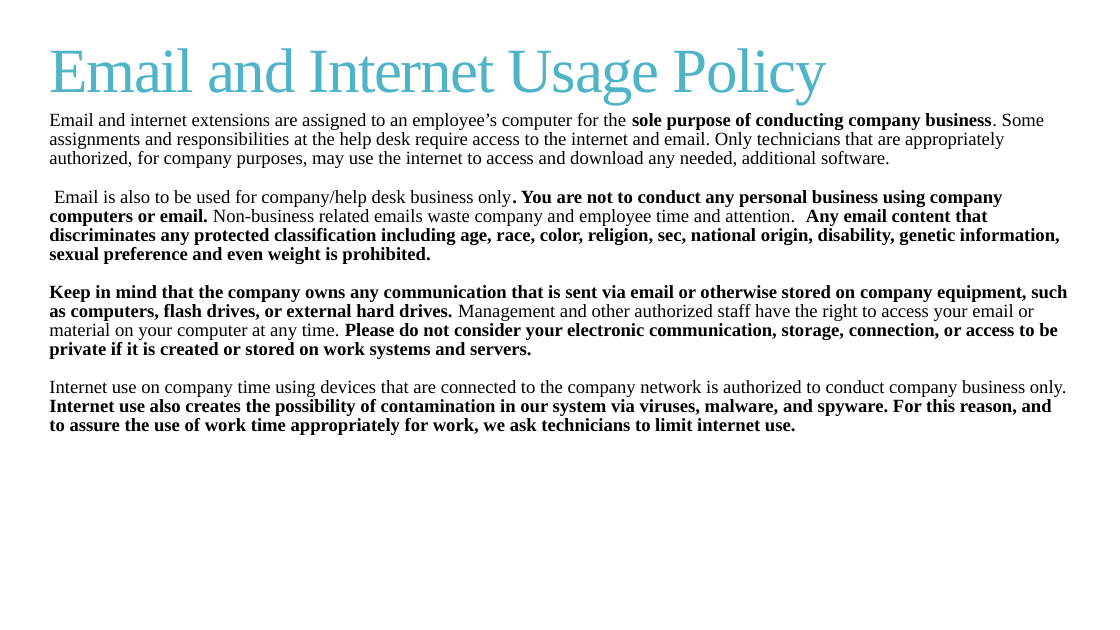
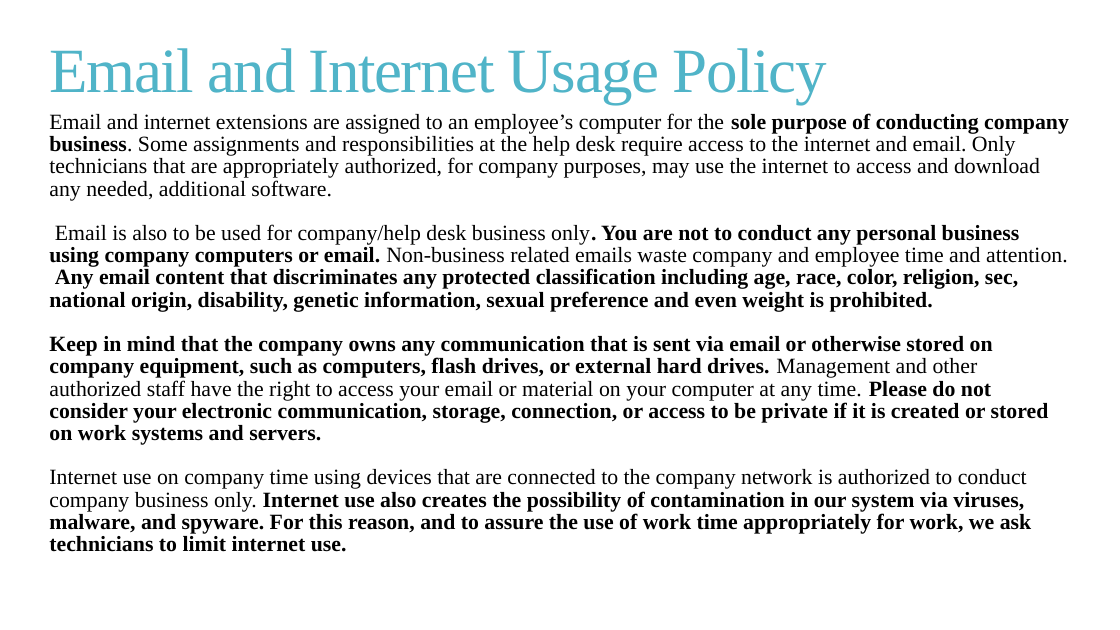
Before and after one commit to Becev0913/Service-Desk-Procedures-Document, a slide deck: slide 5 of Service Desk Manual PRESENT.pptx. Drawn at 1120x630 pixels with LibreOffice and Linux fonts; fonts in the diff are those of the drawing. Boxes give left, top, right and bottom in pixels: in the first picture for what was removed or moved away, otherwise in the second. Text is boxed around its words. In the diff, an @@ line names an element or a change of style, - is before the commit and + after.

```diff
--- a/Service Desk Manual PRESENT.pptx
+++ b/Service Desk Manual PRESENT.pptx
@@ text "Email and internet extensions are ..." at (49,113,1069,534): size 12 to 14 pt @@
```
Also in this commit, not shown: 1 other slide changed, 1 slide added.
